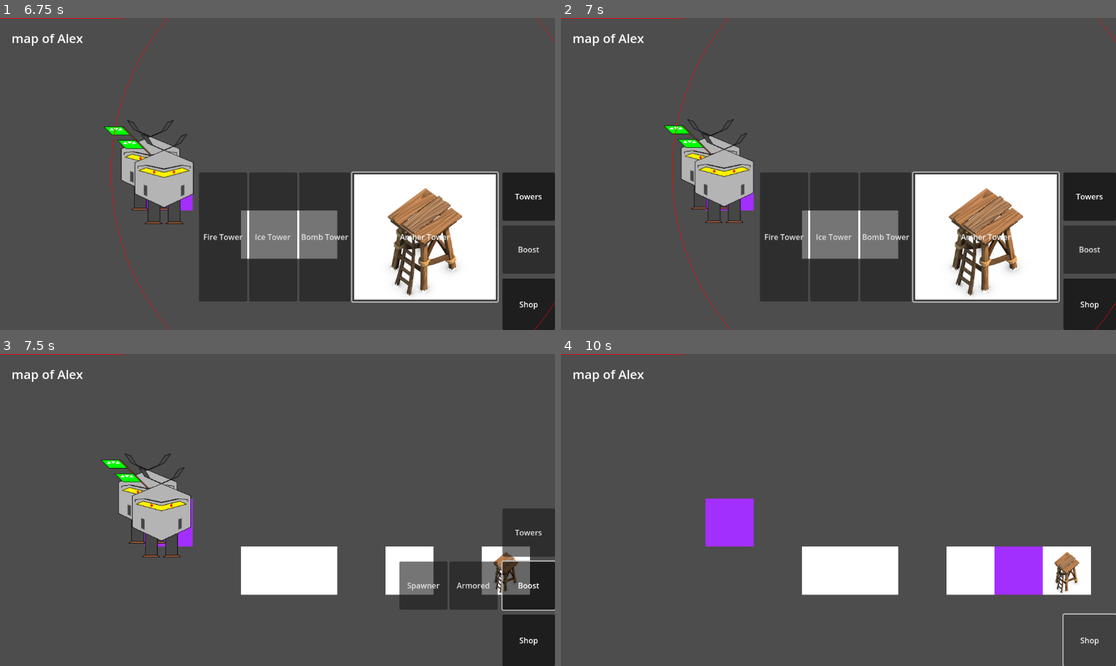
Above: before the commit, frames 1-4 (two rows, left to right).
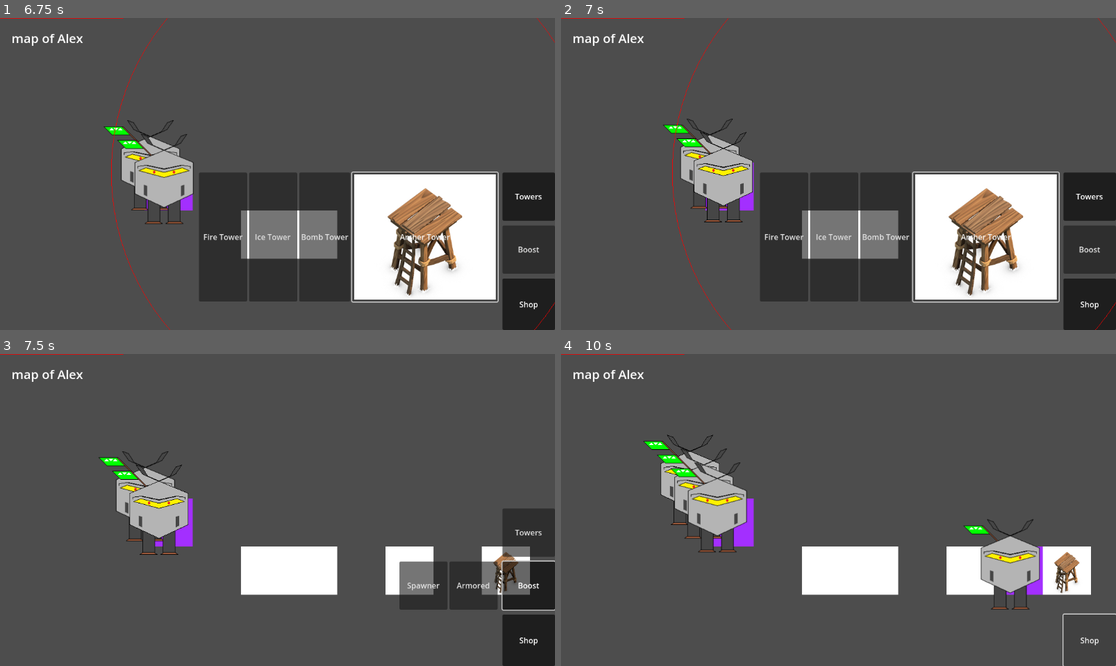
Above: after the commit, the same moments.

Repository: m-conti/melonjam2023
Game: Godot game, scene res://game.tscn
The game is run twice, just before and just after one commit, with the same random seed, the same clock (stepped at 60 frames per second) and the same inputs.
Inputs (mouse positions are in pixels of both pictures, inside the frame that each line leads up to):
- Up to frame 1 (6.75 s): click (255, 155) at 0.52 s; type "Alex" at 0.6 s; click "Host" at 1.25 s; click "START!" at 2 s; click "Shop" at 2.75 s; click "Towers" at 3.5 s; click "Fire Tower" at 4.25 s; click "Ice Tower" at 5 s; click "Bomb Tower" at 5.75 s; click "Archer Tower" at 6.5 s
- Up to frame 2 (7 s): no input
- Up to frame 3 (7.5 s): click "Boost" at 7.25 s
- Up to frame 4 (10 s): click "Spawner" at 8 s; click "Armored" at 8.75 s; click "Shop" at 9.5 s

Frame 1 is identical in both runs. In frame 2, 0.9% of the frame differs, in the area x 18-35%, y 32-66%; in frame 3, 1.4%; in frame 4, 5.1%, in the area x 14-87%, y 25-82%.

Commit message:
sync tower

Diff:
--- a/Entities/Tower.tscn
+++ b/Entities/Tower.tscn
@@ -12,6 +12,12 @@
 [sub_resource type="CircleShape2D" id="CircleShape2D_kasgm"]
 radius = 500.0
 
+[sub_resource type="SceneReplicationConfig" id="SceneReplicationConfig_1vil5"]
+properties/0/path = NodePath(".:position")
+properties/0/spawn = true
+properties/0/sync = true
+properties/0/watch = false
+
 [node name="tower" type="Node2D"]
 script = ExtResource("1_4doac")
 
@@ -20,12 +26,17 @@
 texture = SubResource("GradientTexture1D_xqc07")
 
 [node name="Area2D" type="Area2D" parent="."]
+collision_layer = 0
+collision_mask = 0
 
 [node name="CollisionShape2D" type="CollisionShape2D" parent="Area2D"]
 shape = SubResource("CircleShape2D_kasgm")
 
 [node name="Timer" type="Timer" parent="."]
 
+[node name="MultiplayerSynchronizer" type="MultiplayerSynchronizer" parent="."]
+replication_config = SubResource("SceneReplicationConfig_1vil5")
+
 [connection signal="area_entered" from="Area2D" to="." method="_on_area_2d_area_entered"]
 [connection signal="area_exited" from="Area2D" to="." method="_on_area_2d_area_exited"]
 [connection signal="timeout" from="Timer" to="." method="_on_timer_timeout"]
Not shown: 1 places in Entities/Tower.tscn that only renumber resources
Not shown: 1 places in HUD/HUD.tscn that only renumber resources
